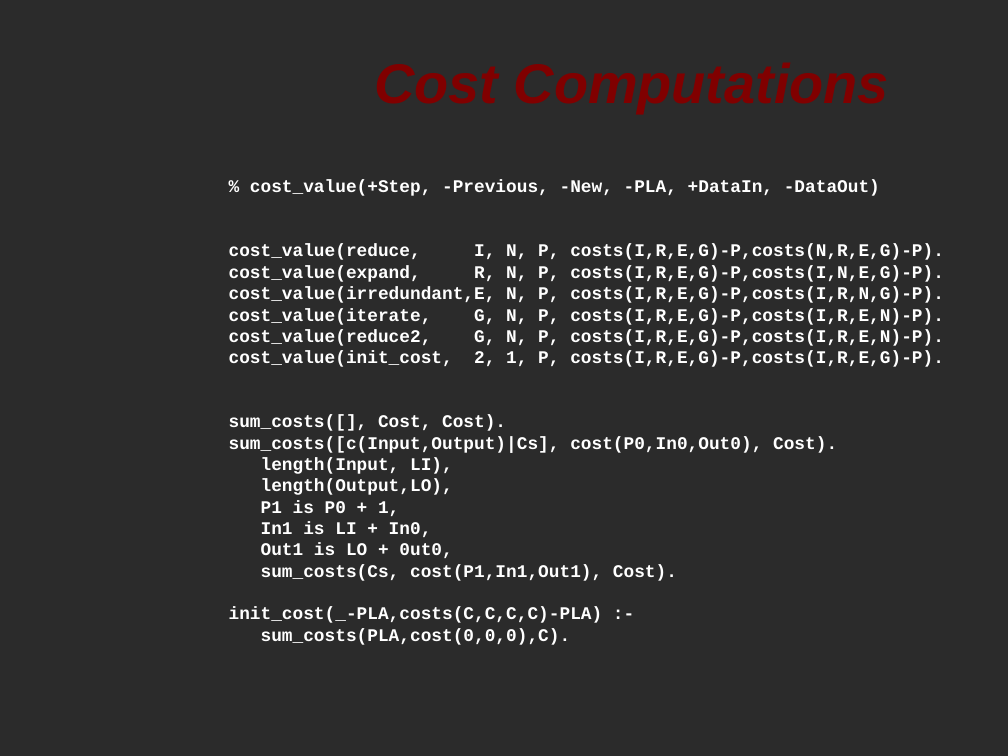
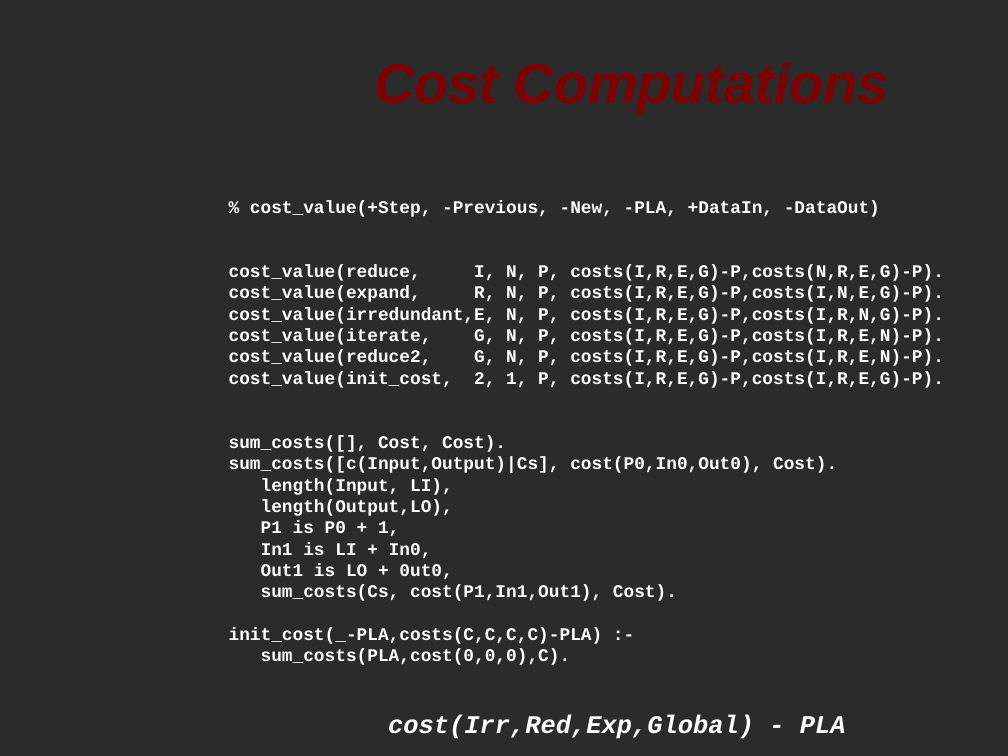
Before and after one commit to softwaresunday/Lexpress, a slide deck: slide 8 of doc/lepresentation.odp. Drawn at 1008x756 pixels with LibreOffice and Linux fonts; fonts in the diff are those of the drawing; background and template pictures are left out; a plain dark background stands for a picture behind light text. Boxes give left, top, right and bottom in pixels: in the first picture for what was removed or moved away, otherwise in the second. Text is boxed around its words. In the diff, an @@ line names an element or a change of style, - is before the commit and + after.

```diff
--- a/doc/lepresentation.odp
+++ b/doc/lepresentation.odp
@@ subtitle at bbox=[388, 714, 846, 739]: paragraph added @@
+cost(Irr,Red,Exp,Global) - PLA
```
Also in this commit, not shown: 5 other slides changed, 8 slides added, 2 slides removed, 2 other files.
